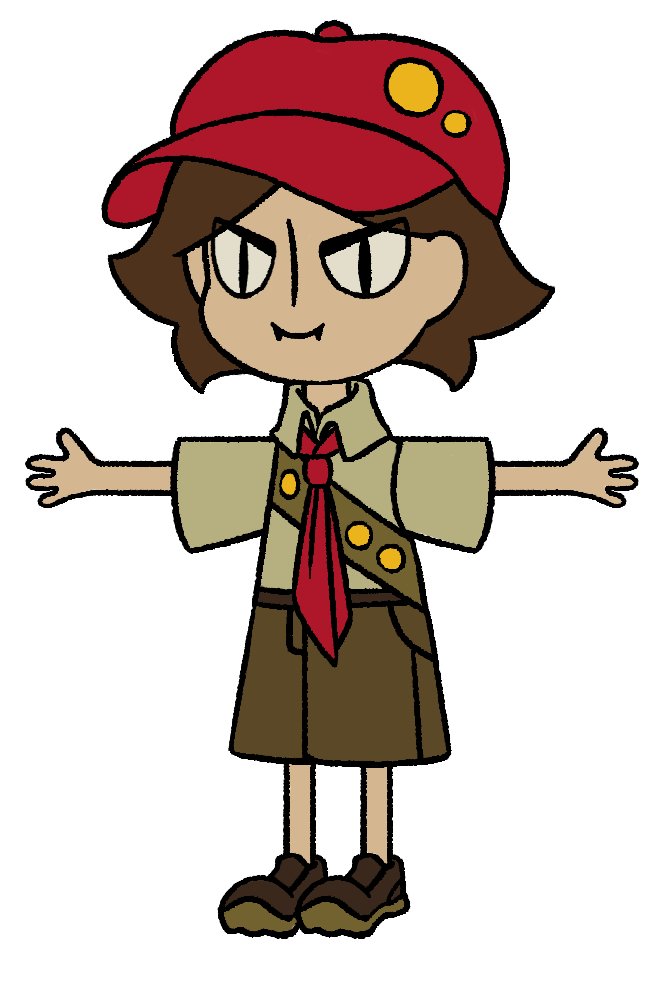
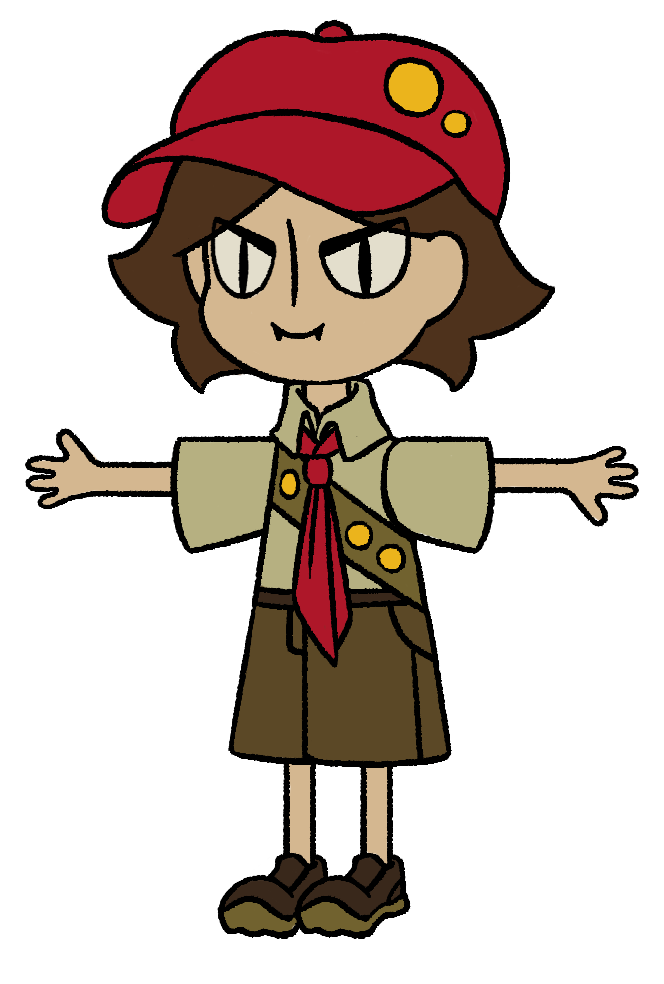
The second 664 × 984 image is a revision of the first. Changes to its layers:
painted on "LINE_arm_1_R" (2nd of 2, in "FINAL_TEAM_RED") over 349, 435, 412, 531
painted on "LINE_arm_2_R" (2nd of 2, in "FINAL_TEAM_RED") over 488, 427, 639, 527
moved "LINE_torse" (2nd of 2, in "FINAL_TEAM_RED") above "LINE_arm_1_L", painted on it over 349, 435, 419, 562
painted on "LINE_arm_2_L" (2nd of 2, in "FINAL_TEAM_RED") over 25, 427, 540, 509
